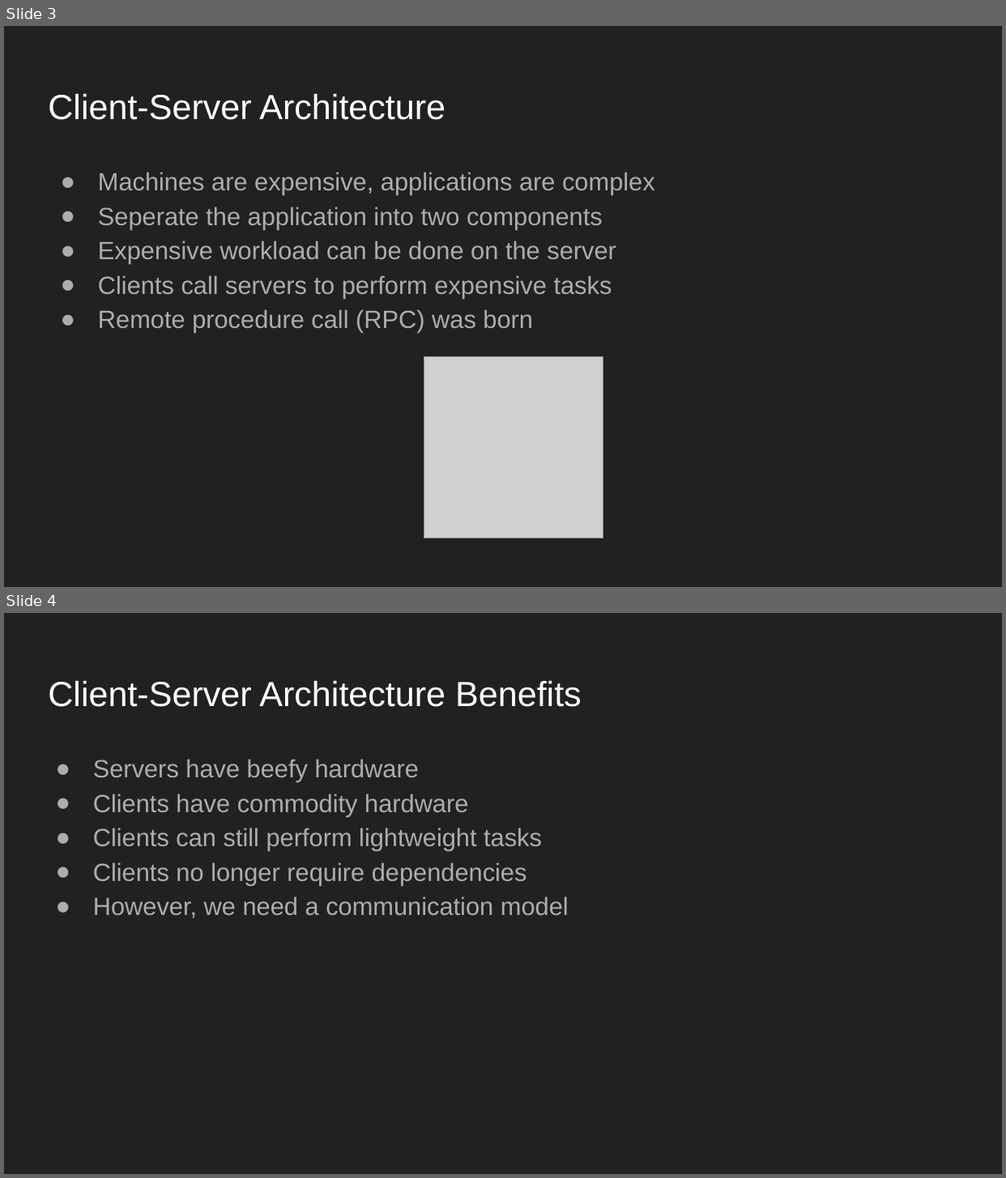
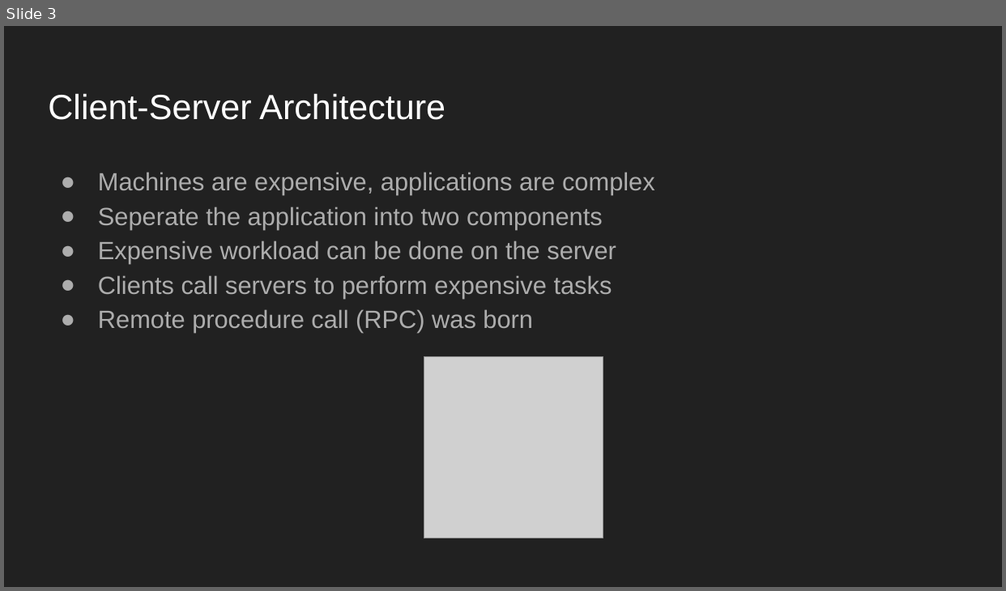
Before and after one commit to trthsa/thinkprompt-asm-file-manipulation, a slide deck: Networking.pptx. Shown one above the other, each under a label of ours: slides 3 and 4 before the commit, slide 3 after it. The pictures are 1006x1178 and 1006x591 pixels, drawn with LibreOffice and Linux fonts; fonts in the diff are those of the drawing; grey boxes stand for pictures. Boxes give left, top, right and bottom in pixels: in the first picture for what was removed or moved away, otherwise in the second. Text is boxed around its words. In the diff, an @@ line names an element or a change of style, - is before the commit and + after.

```diff
--- a/Networking.pptx
+++ b/Networking.pptx
@@ slide 4 removed at [4,613,1002,1174], background #212121 @@
@@ title removed at [48,680,582,707] @@
-Client-Server Architecture Benefits
@@ text removed at [93,759,569,918] @@
-● Servers have beefy hardware
-● Clients have commodity hardware
-● Clients can still perform lightweight tasks
-● Clients no longer require dependencies
-● However, we need a communication model
```
Also in this commit, not shown: 9 other slides removed, 20 other files.
